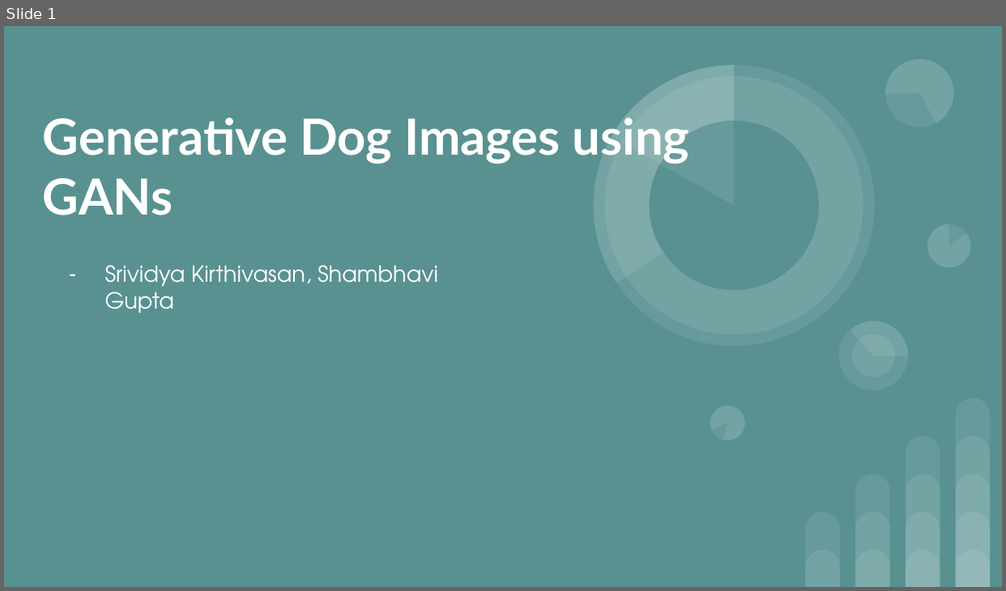
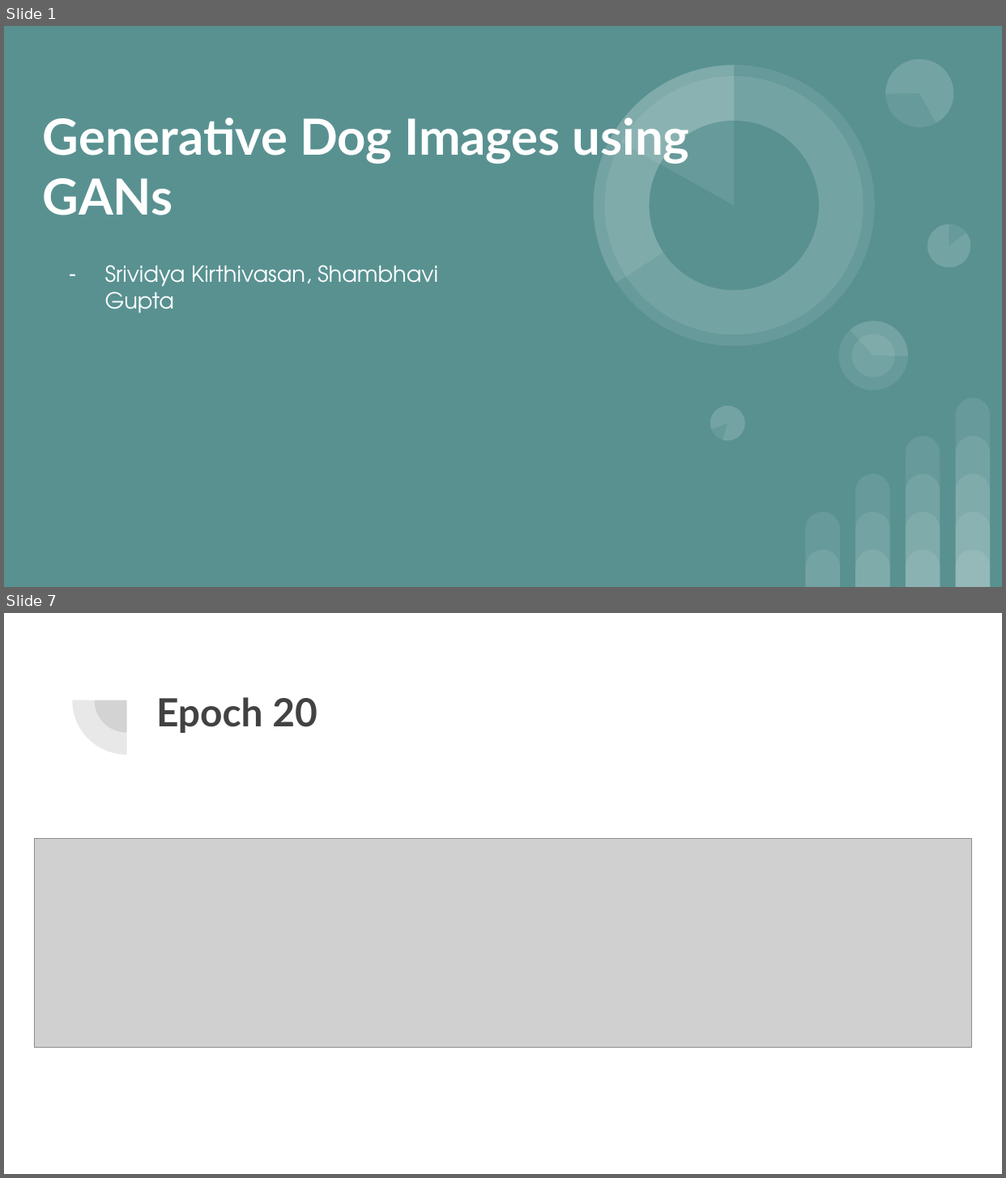
Before and after one commit to SrividyaKirti/Generative_dog_images, a slide deck: Slides_GANs.pptx. Shown one above the other, each under a label of ours: slide 1 before the commit, slides 1 and 7 after it; the slides between them are not shown. The pictures are 1006x591 and 1006x1178 pixels, drawn with LibreOffice and Linux fonts; fonts in the diff are those of the drawing; grey boxes stand for pictures. Boxes give left, top, right and bottom in pixels: in the first picture for what was removed or moved away, otherwise in the second. Text is boxed around its words. In the diff, an @@ line names an element or a change of style, - is before the commit and + after.

```diff
--- a/Slides_GANs.pptx
+++ b/Slides_GANs.pptx
@@ slide 7 added at <box>4,613,1002,1174</box>, background #FFFFFF @@
@@ pie slice (boxed as its full ellipse) added at <box>72,646,181,755</box>, fill #424242 at 12% opacity @@
@@ pie slice (boxed as its full ellipse) added at <box>95,668,160,733</box>, fill #424242 at 12% opacity @@
@@ title added at <box>156,697,317,733</box>, 28 pt, text #424242, bold @@
+Epoch 20
@@ picture added at <box>34,838,972,1047</box> @@
```
Also in this commit, not shown: 4 slides changed, 4 other slides added, 1 slide removed, 2 other files.
